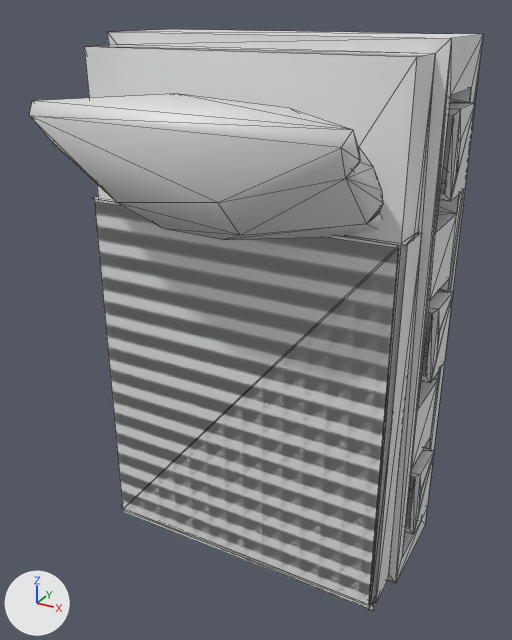
Two versions of the OBJ model datasets/ModelNet9/bed/train/bed_0018.obj, one commit apart.
The view is the same before and after, from a 50 mm camera at (0.582, -1.04, 0.538) aimed at (0.005, 0.01, 0.014). Lighting does not change. The marker at lower left points along +X, +Y and +Z. Mesh edges are drawn as thin lines. Where no turn or scale is listed for an object, it has been applied to the vertices. Vertices at the same position are counted once.

In view in the first picture: 'bed_0018'.
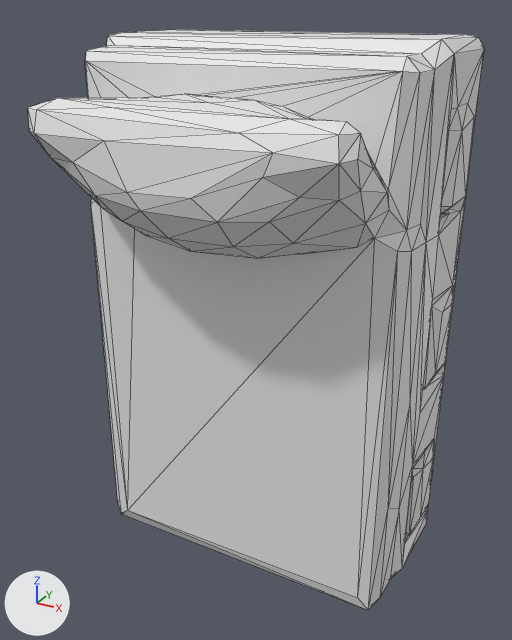
Patch to the scene script:
```diff
--- a/datasets/ModelNet9/bed/train/bed_0018.obj.py
+++ b/datasets/ModelNet9/bed/train/bed_0018.obj.py
@@ me_bed_0018 @@
 # used by ob_bed_0018; location = (0.0, 0.0, 0.0)
-me_bed_0018.from_pydata(...)  # 295 vertices, 384 faces, 55 loose edges; spans x -0.314..0.314, y -0.233..0.236, z -0.5..0.5
+me_bed_0018.from_pydata(...)  # 252 vertices, 500 faces; spans x -0.321..0.321, y -0.245..0.246, z -0.5..0.5
+# me_bed_0018 part 1: the loose piece of 170 vertices spanning x -0.314..0.314, y -0.062..0.236, z -0.5..0.5 is rebuilt with 252 vertices and now spans x -0.321..0.321, y -0.245..0.246, z -0.5..0.5
+# me_bed_0018 part 2: 9 loose pieces with 77 vertices, spanning x -0.305..0.295, y -0.233..0.02, z -0.499..0.416, are deleted
```

Pixel boxes (x1, y1, x2, y2) of what changed, in the pictures (512 x 640 px):
'bed_0018', reshaped
    before: (29, 29, 483, 611)
    after: (28, 30, 484, 610)
part 1 of me_bed_0018, rebuilt (15% wider)
    before: (85, 29, 483, 605)
    after: (28, 30, 484, 610)
part 2 of me_bed_0018, deleted
    before: (29, 94, 399, 611)
